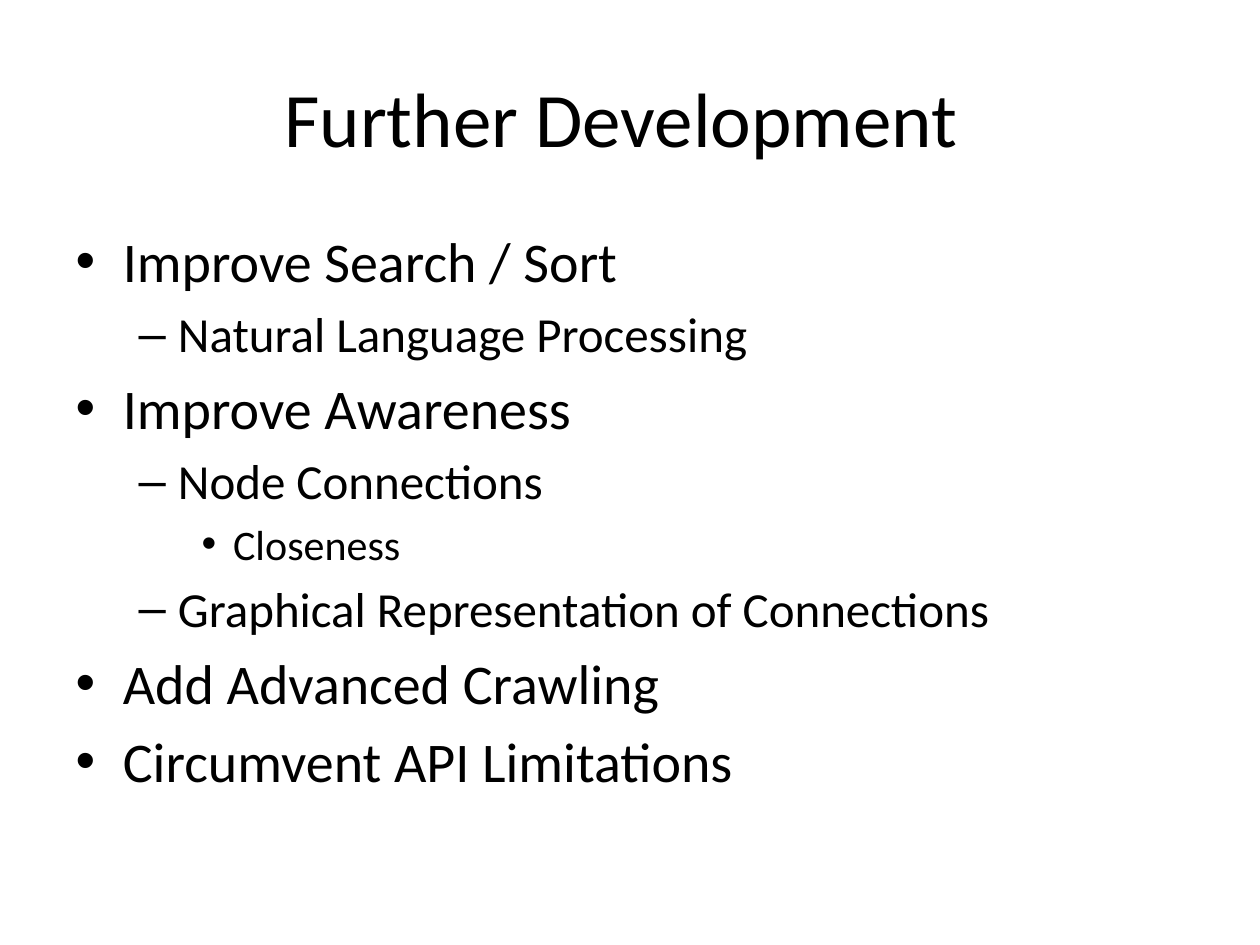
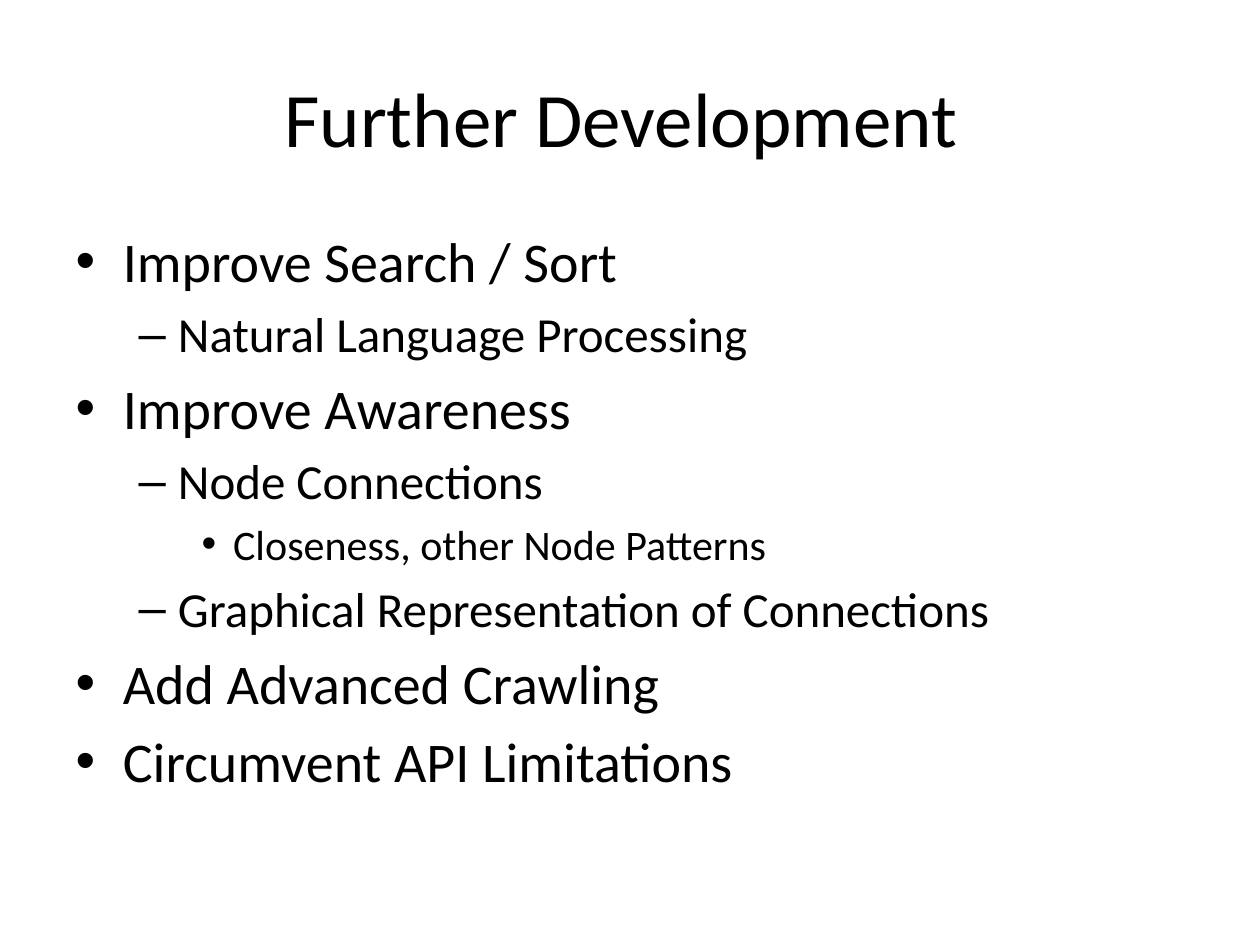
Before and after one commit to isurup/kalle-martin-group, a slide deck: slide 6 of SSE3/MartinPresentation/project.pptx. Drawn at 1260x945 pixels with LibreOffice and Linux fonts; fonts in the diff are those of the drawing. Boxes give left, top, right and bottom in pixels: in the first picture for what was removed or moved away, otherwise in the second. Text is boxed around its words. In the diff, an @@ line names an element or a change of style, - is before the commit and + after.

```diff
--- a/SSE3/MartinPresentation/project.pptx
+++ b/SSE3/MartinPresentation/project.pptx
@@ text at [233,530,766,565]: text changed @@
-    • Closeness
+    • Closeness, other Node Patterns
```
Also in this commit, not shown: 1 other file.
